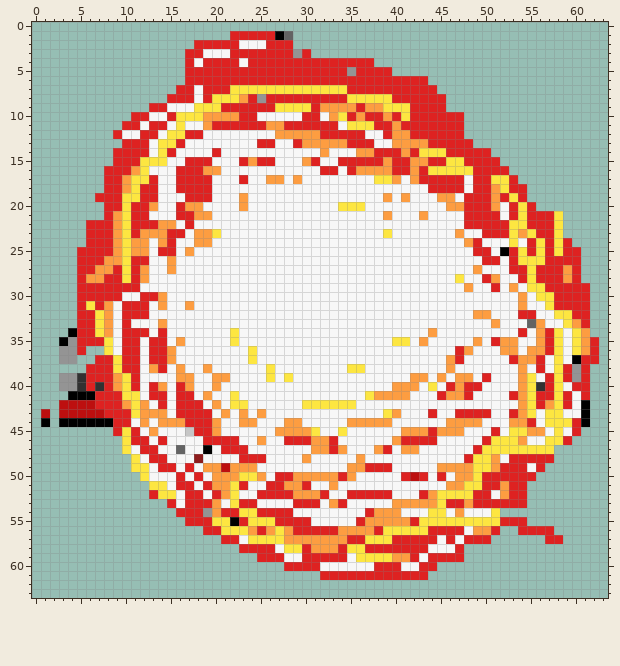
Pixel-art sprite, stored at frontend/sprites/nave/nave_explosao_6.png. Above: the version before the commit.
The file is 64x64 pixels.
The result:
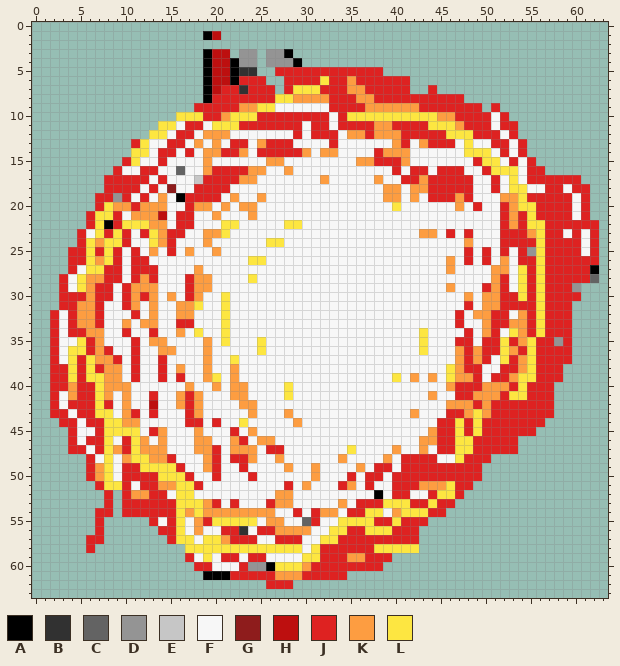
Palette (. is transparent): A #000000  B #313131  C #636363  D #949494  E #c6c6c6  F #f7f7f7  G #8e1c1c  H #bd0f0f  J #de2221  K #fd9d41  L #fde641
The exact change:
Changed rows in their new state; - is an unchanged pixel.
first column x 1:
 1 ------------------AH-.......----------------------------------
 2 -----------------...........----------------------------------
 3 ----------------..AHH.DD.DDA..--------------------------------
 4 ----------------..AHHADD.DDDA........-------------------------
 5 ----------------..AHHABB..--------J---.-----------------------
 6 ----------------..AHHA---..----L--K------..-------------------
 7 ---------------...AH-JBJJJ.J---JJJKK-----..-------------------
 8 --------------....AJJJJ-J-LLKKKK--JKKJJ------JJ---------------
 9 ------------.....JJJ--KKLLFFFFFFJJJ---KKKK---JJJJ-J-----------
10 ----------.....---JJ-LLLJJJJJ--JFJLLLLLL-LLLKK-JJJFJ----------
11 ---------....LLFJJFLLL---JJ--F--FJJJJKKJ---LLLKJJJFJJ---------
12 --------....LLFJ-FKKK-----FFJFJ--FKKJKK-J----LLLJJJFJ---------
13 ---------.-L-FJ--K-K-JJ-K-JJFFFFJFFFF---JF----FLFFJJFJ--------
14 --------..LL-J--J-KKJJK-JJJJJK--K--FF-KK-FFFFFFLLLFJFJ--------
15 --------.-LFFJ--FFK---FFFKK--FF--FFKK-J-KFFFFFFF-LLFJFJ-------
16 -------.-FFJJ--CFF-JJJJKK--K---FF-FFFFF-FJ-FJJJFF-LLLFJJ------
17 ---------JJJFJ-FFE-JJJKK-FF-F--K-----KFFJJK----JFFJFLFJJJJJJ--
18 ---------JJF--GFF--JJ-----------------KK-KK----JFFJFLLFFJJFJJ-
19 --------DJF-FK-A---J-KF-K--------------KFK-JJJK-FFFKKLJJJJJFJ-
20 ------JLKK-K-K-FJ-K-K--K---------FFF---L-----F-F-FFJK-LJJJJFJ-
21 -----JLLJFKKKH---FFK---K--------------F---F----FFFFJKJL--JJFJ-
22 ------LAJ-LLK-FJ----LL-----LL------------------FFFF-KJLL-JJJJJ
23 ----JFL-LJFJL----F-KL-----------------F---KK-JFJ-FF-JJKL-JFJFJ
24 ----JLKLLJFFL----F-------LL---------------------F--JJJ---J-JFJ
25 ---J-L-LJFJFKF-----K---------------------------JF--JFJD--J--FJ
26 ---J-LKLJF----F--------LL--------------------K-J--FKFJJ-----JJ
27 ---JFLLJ-F-JJ-F--K---------------------------K--F-KKFLJL--J-JA
28 --JFL----F--J---JKK----L----------------------F--F-J-LJL--J-JC
29 --JFLK--F-KKK---JKK--------------------------K-F-JKJFLJ----D.-
30 --JJ-K--FJK-KFK-JK--L--------------------------K-KKJJLJ-J---.-
31 --JJKK-F--KFKF-K-L--L--------------------------J-KKJJJJLJ--..-
32 -JFJKKJF-F-FK--KK---L-------------------------J---JJ-K-LJJJ..-
33 -JFJKKJF-K-KKF-JJ---L-------------------------J--KJJKKJLJJJ..-
34 -JFJ-KKF--FFJF-K-L--LF--------------------LF---J-KJ-LKJL-JJ..-
35 -JFFL-KF-F--KK-F--K-LF--L--------------FF-L---JJFJ-LJKLJ-DJ...
36 -JFLLJKJ-F--FK----K----FL-----------------L---KJKJJL-JLJ-JJ...
37 -JFLJLKKJF--F-F---K--L-F---------------------FKJKJ-L--L-JJJ...
38 -JJLJL-KKF--F--------K---F--------FF---------LKJJ--JJ-L-JJ...-
39 -JJLJLLK-F---J-JF-KLFK---F-F-----------L--FKFL--JFJJKL-J-J...-
40 -JJKJ-LK-KF-FF-F-----KK----L-----------FFF-F-KJ--KKKJLJJ-....-
41 -JFKJJLKFKF--F-K-KF--KK----L--------FFFFF--KFFJ-KKKJLLJ--....-
42 -JFJJJL-F-FFHF-K-K-F-FKK-----FFFFFF----------KKKJKJJJJJ-J....-
43 .JJFJJLLFKJFJF-F-KF-F-FKF--K----------FF-K-F-J-KLKJJ-JJJJ....-
44 .-JJFJJLLKKF-FFF--FJ--LF---F------FFFFF-----JJLJLJJJJJ-J.....-
45 ---JFFJLL-L-JK--FKFF-J-K--FFFFF--F------FFFKJJLJLJ-JJJJ.....--
46 ---JFJJLFJLK-K---KKFFKJ--K-FFFFFF------FFFKKJJLLJ-JJJ......---
47 ---JJFJLKJLKKK-F-KKJFKKK-JJ---FFFFL--FFKFFK-JJLL-JJJJ....-----
48 -----JFLFK-LKKJ--FKJ-J-KF-K--F---K-F--K-JJJJ--L-JJ.......-----
49 -----JKLFJJ-LLLJF--JFFJF---K--K---F-F---JJJJJJJJJ.......------
50 -----JKLFJJJJLLLJF-JFFFJF-FFFF-FFFJ-JJ-J-J-J-JJJJ......-------
51 ------JLLJFJJKKLLJFFFFF--FFJFK--FJK-J--JJJKKKLJJ......--------
52 -------J-JKK-JFLLF-FFF--FFKKFFFF--FFFAFJJ-FJ--J.......--------
53 -------J-JJJJJ-LLLKJ-JFF-JKKFFF-FK-JJJLLLJJLJ-........--------
54 ------JJ-JJJJJJLKLK-KKKKKKFFJ-JKK-JJLLF-LLLJJ......-----------
55 ------J-----JFJLFK---LL-FKKFFCJ--LLLLJJLJ-J...........--------
56 ------J------JJLFKFFJJBF-JK-KKFFLLJJLL-JJJ.........--....-----
57 -----JJ-------JLLFLLK-JJFFJJJFFLLJ--JJJ---........------..----
58 -----J----------LLLLLLLLLLL--FLJJ-JJ-LLLLL.....---------------
59 ----------------JFLFJJFJ-FF--LL---KKJJJ........---------------
60 -----------------JJFFFJDDALLLK-JJJJJJ-......------------------
61 ------------------AAAJJJJJKKKJJ---.........-------------------
62 -------------------------JJJ----------------------------------
Where, in picture pixels (left, top, right, bottom), the same in both pictures:
changed: (41, 31, 599, 589)
